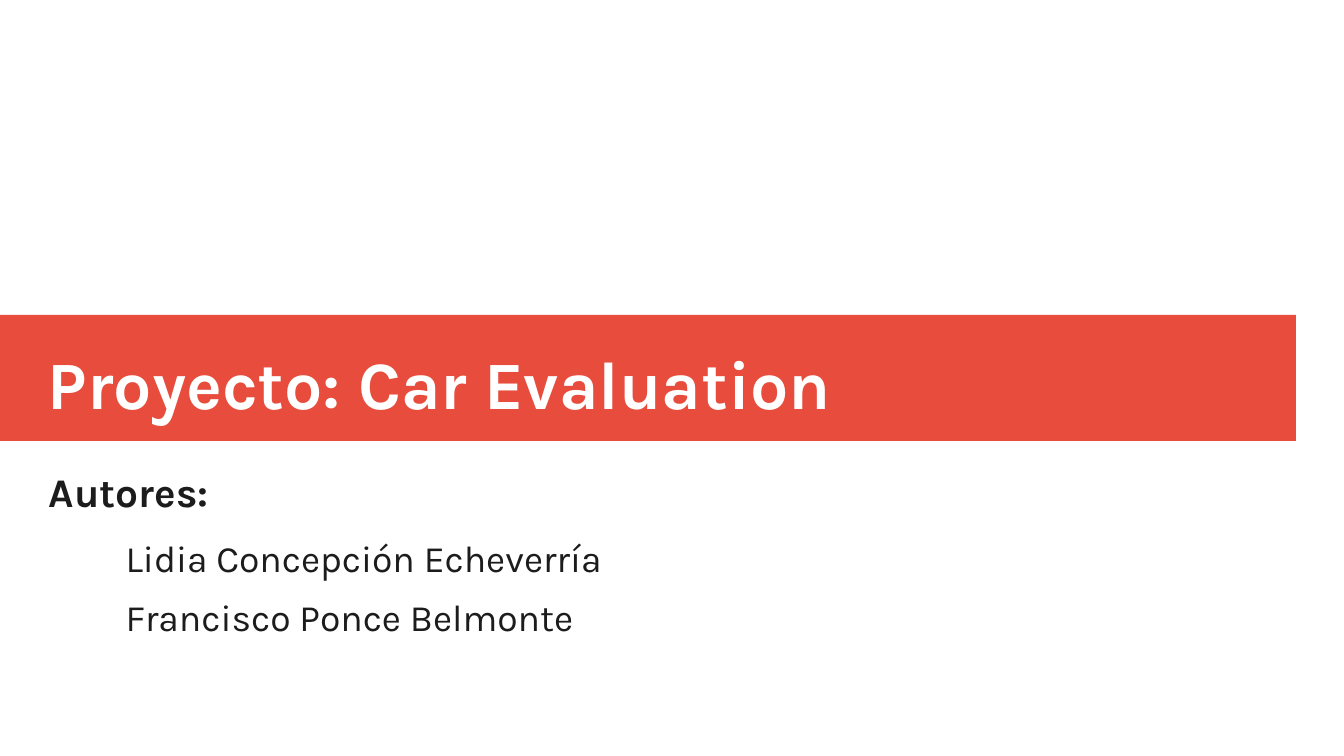
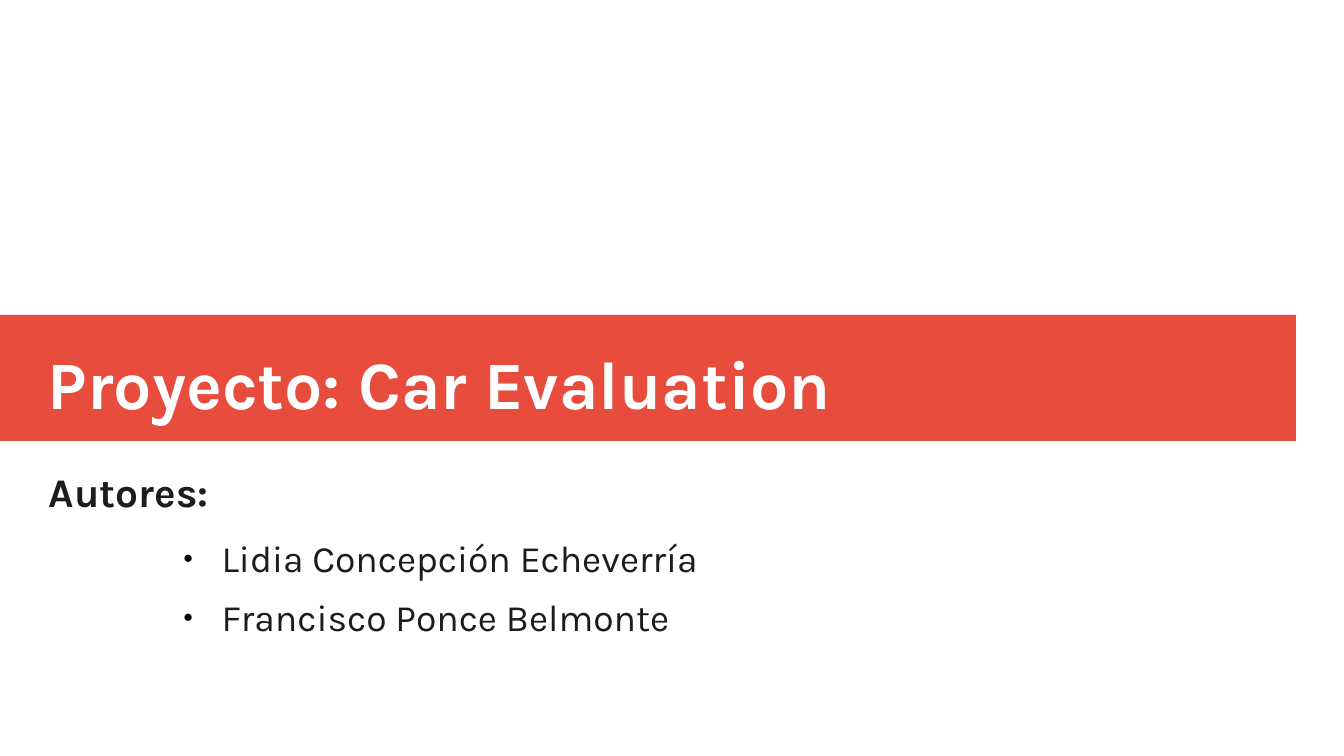
Before and after one commit to Lidiacon/AA, a slide deck: slide 1 of Proyecto/Presentación.odp. Drawn at 1344x756 pixels with LibreOffice and Linux fonts; fonts in the diff are those of the drawing. Boxes give left, top, right and bottom in pixels: in the first picture for what was removed or moved away, otherwise in the second. Text is boxed around its words. In the diff, an @@ line names an element or a change of style, - is before the commit and + after.

```diff
--- a/Proyecto/Presentación.odp
+++ b/Proyecto/Presentación.odp
@@ text at (222, 543, 698, 632): bullet none to ● @@
```
Also in this commit, not shown: 1 other slide changed, 4 slides added.
